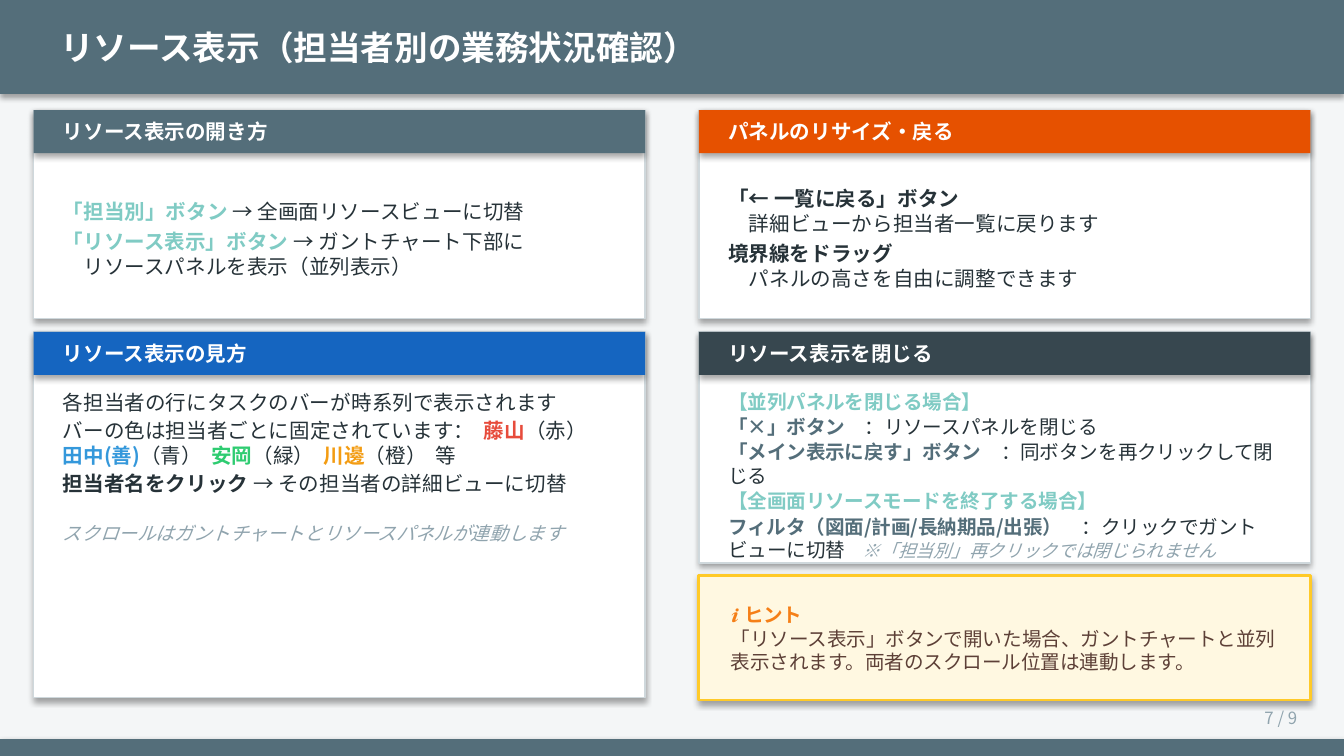
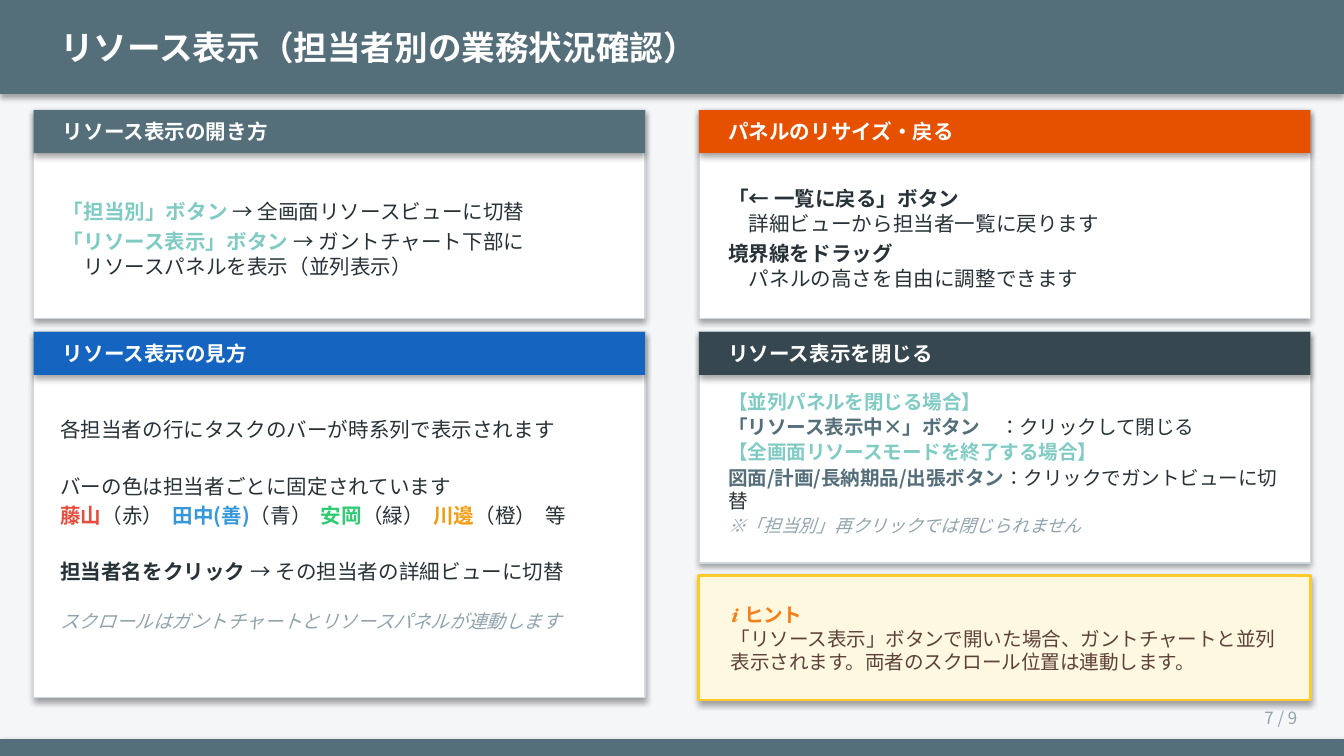
Before and after one commit to kemcokurosaki-oss/design-schedule, a slide deck: slide 7 of 設計工程表_使い方説明書.pptx. Drawn at 1344x756 pixels with LibreOffice and Linux fonts; fonts in the diff are those of the drawing. Boxes give left, top, right and bottom in pixels: in the first picture for what was removed or moved away, otherwise in the second. Text is boxed around its words. In the diff, an @@ line names an element or a change of style, - is before the commit and + after.

```diff
--- a/設計工程表_使い方説明書.pptx
+++ b/設計工程表_使い方説明書.pptx
@@ text "各担当者の行にタスクのバーが時系列で表示されます": place and size @@
-text "各担当者の行にタスクのバーが時系列で表示されます" at <box>63,392,587,542</box>
+text "各担当者の行にタスクのバーが時系列で表示されます" at <box>60,419,566,630</box>
@@ text at <box>728,417,1194,436</box>: text changed; text colour #263238 to #546E7A; bold on @@
-「×」ボタン ：リソースパネルを閉じる
-「メイン表示に戻す」ボタン ：同ボタンを再クリックして閉じる
+「リソース表示中×」ボタン ：クリックして閉じる
@@ text at <box>60,476,566,527</box>: text changed @@
-バーの色は担当者ごとに固定されています： 藤山（赤） 田中(善)（青） 安岡（緑） 川邊（橙） 等
+バーの色は担当者ごとに固定されています
+藤山（赤） 田中(善)（青） 安岡（緑） 川邊（橙） 等
@@ text at <box>728,468,1277,534</box>: text changed @@
-フィルタ（図面/計画/長納期品/出張） ：クリックでガントビューに切替 ※「担当別」再クリックでは閉じられません
+図面/計画/長納期品/出張ボタン：クリックでガントビューに切替
+※「担当別」再クリックでは閉じられません
```
Also in this commit, not shown: 6 other slides changed, 2 other files.
